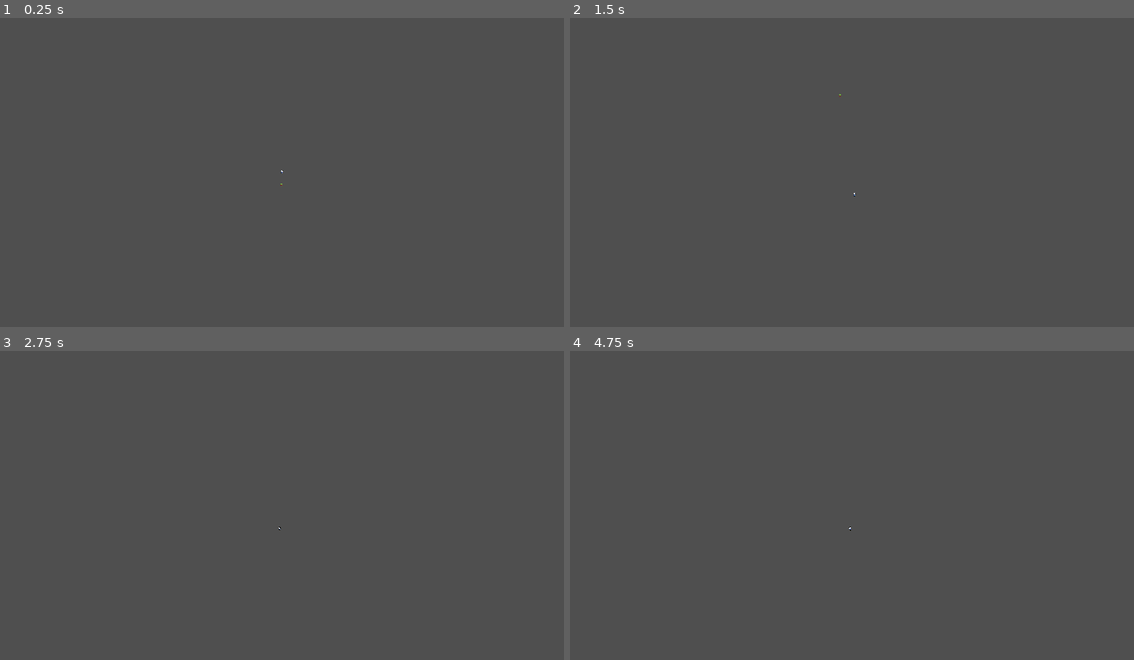
Above: before the commit, frames 1-4 (two rows, left to right).
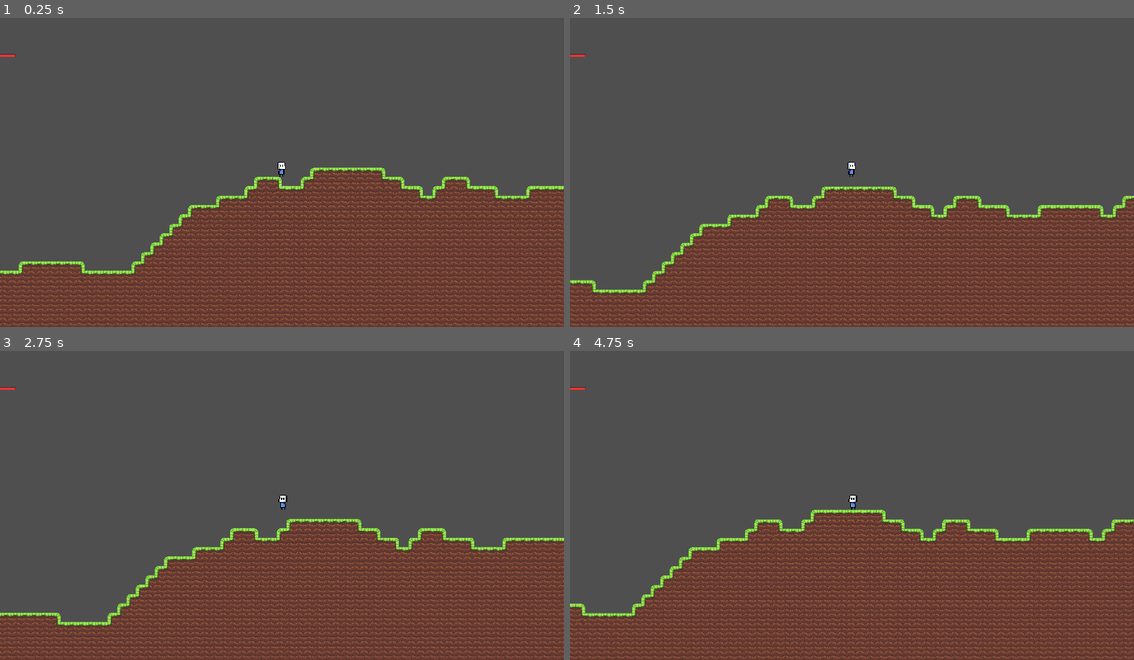
Above: after the commit, the same moments.

Repository: Gluipertje/Space-Union
Game: Godot game, scene res://src/scenes/templevel.tscn
The game is run twice, just before and just after one commit, with the same random seed, the same clock (stepped at 60 frames per second) and the same inputs. The project has no main scene, so this scene is started directly.
Inputs:
- Up to frame 1 (0.25 s): no input
- Up to frame 2 (1.5 s): tap Enter at 0.5 s; hold Shift (sprint, bound only after the commit) 0.53-1.28 s; hold D (move_right) from 0.53 s (still down); tap Space (jump) at 0.77, 0.8, 1.07, 1.35 s
- Up to frame 3 (2.75 s): tap Space (jump) at 1.52, 1.82, 2.3 s; tap Shift (sprint, bound only after the commit) at 1.55 s; release D (move_right) at 2.03 s; hold A (move_left) from 2.03 s (still down); hold Shift (sprint, bound only after the commit) from 2.03 s (still down)
- Up to frame 4 (4.75 s): release A (move_left) at 2.78 s; release Shift (sprint, bound only after the commit) at 2.78 s; hold D (move_right) 2.78-4.28 s; tap Shift (sprint, bound only after the commit) at 2.85, 4.35 s; tap Space (jump) at 3.02, 3.32, 4.52 s; hold Space (jump) 3.53-4.28 s; hold A (move_left) from 4.28 s (still down)

The runs differ from the first frame. In frame 1, 39% of the frame differs, in the area x 0-100%, y 11-100%; in frame 2, 35%; in frame 3, 34%; in frame 4, 39%.

Commit message:
Added random terrain generation, sprint and polish

Diff:
--- a/project.godot
+++ b/project.godot
@@ -50,6 +50,11 @@
 , Object(InputEventKey,"resource_local_to_scene":false,"resource_name":"","device":0,"alt":false,"shift":false,"control":false,"meta":false,"command":false,"pressed":false,"scancode":16777232,"unicode":0,"echo":false,"script":null)
  ]
 }
+sprint={
+"deadzone": 0.5,
+"events": [ Object(InputEventKey,"resource_local_to_scene":false,"resource_name":"","device":0,"alt":false,"shift":false,"control":false,"meta":false,"command":false,"pressed":false,"scancode":16777237,"unicode":0,"echo":false,"script":null)
+ ]
+}
 
 [layer_names]
 
--- a/src/Generate.gd
+++ /dev/null
@@ -1,17 +0,0 @@
-extends TileMap
-
-export var worldSize: = 300
-export var smoothness: = 1
-var tileSet: = "res://src/tileset1.tres"
-var startPos: = Vector2(0,0)
-var startGen: = Vector2(16, 0)
-var curPos: = Vector2(0, 0)
-var curPosx : = curPos.x
-
-func _ready() -> void:
-	generate()
-
-func generate():
-	set_cell_size(Vector2(16, 16))
-	for curPosx in range(startGen.x, worldSize, smoothness):
-		set_cell(startGen.x + curPos.x, startGen.y + curPos.y, 2)
--- a/src/actors/Player.tscn
+++ b/src/actors/Player.tscn
@@ -15,8 +15,12 @@
 collision_mask = 8
 script = ExtResource( 2 )
 speed = 100.0
-jumpstrength = 300.0
+gravity = 600.0
+jumpstrength = 150.0
 maxvelocity = 3000.0
+maxfallvelocity = 1000.0
+staminaDepletion = 15.0
+staminaRegeneration = 1.0
 
 [node name="CollisionShape2D" type="CollisionShape2D" parent="."]
 position = Vector2( -1, 1 )
@@ -33,5 +37,4 @@
 
 [node name="Camera2D" type="Camera2D" parent="."]
 current = true
-zoom = Vector2( 2, 2 )
-smoothing_enabled = true
+zoom = Vector2( 0.5, 0.5 )
--- a/src/actors/PlayerController.gd
+++ b/src/actors/PlayerController.gd
@@ -1,8 +1,19 @@
 extends actor
 var _direction
 var _thisPos
+var _speednew
 
 onready var camera = get_node( "Camera2D" )
+
+var stamina: = 100.0
+export var staminaDepletion: = 5.0
+export var staminaRegeneration: = 2.0
+export var maxStamina = 500.0
+
+signal player_stats_changed
+
+func _ready():
+	emit_signal("player_stats_changed", self) # Says 'Hey, the stats of the player have changed' to us in the GUI
 
 func _physics_process(delta):
 	_velocity = get_speed(_velocity, _direction)
@@ -12,22 +23,34 @@
 	var moveRight = Input.is_action_pressed("move_right")
 	var moveLeft = Input.is_action_pressed("move_left")
 	var jump = Input.is_action_pressed("jump")
+	var sprint = Input.is_action_pressed("sprint")
 
 	if !is_on_floor():
 		_newvelocity.y += gravity * get_physics_process_delta_time()
 		_newvelocity.y = min(_newvelocity.y, maxfallvelocity)
-		print (_newvelocity.y)
+
+
+	if sprint and stamina > 0 and (moveRight or moveLeft):
+		_speednew = speed * sprintmultiplier
+		stamina -= staminaDepletion * get_process_delta_time()
+		emit_signal("player_stats_changed", self)
+	else:
+		_speednew = speed
+		if stamina < maxStamina:
+			stamina += staminaRegeneration * get_process_delta_time()
+			emit_signal("player_stats_changed", self)
 
 	if jump and is_on_floor():
 		_newvelocity.y = -jumpstrength
 
 	if moveRight:
-		_newvelocity.x = speed
+		_newvelocity.x = _speednew
 		get_node( "Sprite" ).set_flip_h( false )
 	elif moveLeft:
-		_newvelocity.x = -speed
+		_newvelocity.x = -_speednew
 		get_node( "Sprite" ).set_flip_h( true )
 	else:
 		_newvelocity.x = 0
 
+	print(stamina)
 	return _newvelocity
--- a/src/actors/actor.gd
+++ b/src/actors/actor.gd
@@ -8,4 +8,5 @@
 export var gravity: = 3000.0
 export var jumpstrength: = 500.0
 export var maxvelocity: = 2000.0
-export var maxfallvelocity = 5000.0
+export var maxfallvelocity: = 5000.0
+export var sprintmultiplier: = 1.7
--- /dev/null
+++ b/src/gamelogic/GUI.tscn
@@ -0,0 +1,31 @@
+[gd_scene format=2]
+
+[node name="GUI" type="Control"]
+anchor_right = 1.0
+anchor_bottom = 1.0
+margin_left = -23.8503
+margin_top = -7.95013
+margin_right = -23.8503
+margin_bottom = -7.9502
+__meta__ = {
+"_edit_use_anchors_": false
+}
+
+[node name="CanvasLayer" type="CanvasLayer" parent="."]
+
+[node name="HealthBar" type="ColorRect" parent="CanvasLayer"]
+margin_left = -20.8503
+margin_top = 150.05
+margin_right = 53.1497
+margin_bottom = 159.05
+color = Color( 0, 0, 0, 0.627451 )
+__meta__ = {
+"_edit_use_anchors_": false
+}
+
+[node name="Bar" type="ColorRect" parent="CanvasLayer/HealthBar"]
+margin_left = 1.0
+margin_top = 1.0
+margin_right = 73.0
+margin_bottom = 8.0
+color = Color( 1, 0.196078, 0.196078, 1 )
--- /dev/null
+++ b/src/gamelogic/Generate.gd
@@ -0,0 +1,65 @@
+extends TileMap
+
+export var worldSize: = 600
+export var smoothness: = 1
+var tileSet: =  'res://src/tileset1.tres'
+var startPos: = Vector2(0 ,0)
+var startGen: = Vector2(0, 0)
+var curPos: = Vector2(0, 0)
+var curPosx : = curPos.x
+
+
+
+
+
+func _ready() -> void:
+	randomize()
+	generate()
+
+
+
+
+func generate():
+	set_tileset(load(tileSet))
+	var rand
+	var prevRand
+	var prevPosy = startGen.y + 1
+	set_cell_size(Vector2(16, 16))
+	for curPosx in range(startGen.x, worldSize, smoothness): #Generates random slices according to the worldsize
+		if prevRand == 5:
+			rand = rand_range(3, 5)
+		elif prevRand == 0:
+			rand = rand_range(0, 2)
+		else:
+			rand = rand_range(0, 6)
+		rand = int(rand) # This part makes it so the terrain is way less rough and more natural
+
+		if rand == 5: # If the rand returns a 5 then the trrain will go down
+			set_cell(startGen.x + curPosx, prevPosy + 1, 17)
+			set_cell(startGen.x + curPosx, prevPosy, 14)
+			prevPosy = prevPosy + 1
+			prevRand = rand
+			for i in range(prevPosy + 1, 100):
+				set_cell(startGen.x + curPosx, i, 6) # This makes the dirt under the grass
+		if rand == 0: # If the rand returns a 0 then the terrain will go up
+			set_cell(startGen.x + curPosx, prevPosy - 1, 13)
+			prevPosy = prevPosy - 1
+			prevRand = rand
+			for i in range(prevPosy + 1, 100):
+				set_cell(startGen.x + curPosx, i, 6)
+			set_cell(startGen.x + curPosx, prevPosy + 1, 18)
+		if rand < 5 and rand > 0: # If it's neither then it will just stay flat
+			set_cell(startGen.x + curPosx, prevPosy, 2)
+			prevRand = rand
+			for i in range(prevPosy + 1, 100):
+				set_cell(startGen.x + curPosx, i, 6)
+		if curPosx == worldSize / 2:
+			spawnPlayer(prevPosy, curPosx)
+		print (curPosx)
+
+
+func spawnPlayer(prevPosy, curPosx):
+	var scene = load("res://src/actors/Player.tscn")
+	var player = scene.instance()
+	add_child(player)
+	player.set_position(Vector2(curPosx * 16, prevPosy * 16 - 32))
--- /dev/null
+++ b/src/gamelogic/WorldGen.tscn
@@ -0,0 +1,12 @@
+[gd_scene load_steps=3 format=2]
+
+[ext_resource path="res://src/tileset1.tres" type="TileSet" id=1]
+[ext_resource path="res://src/gamelogic/Generate.gd" type="Script" id=2]
+
+[node name="TileMap" type="TileMap"]
+position = Vector2( 0, 100 )
+tile_set = ExtResource( 1 )
+cell_size = Vector2( 16, 16 )
+collision_layer = 8
+format = 1
+script = ExtResource( 2 )
--- a/src/scenes/templevel.tscn
+++ b/src/scenes/templevel.tscn
@@ -1,20 +1,10 @@
-[gd_scene load_steps=4 format=2]
+[gd_scene load_steps=3 format=2]
 
-[ext_resource path="res://src/actors/Player.tscn" type="PackedScene" id=1]
-[ext_resource path="res://src/tileset1.tres" type="TileSet" id=2]
-[ext_resource path="res://src/Generate.gd" type="Script" id=3]
+[ext_resource path="res://src/gamelogic/WorldGen.tscn" type="PackedScene" id=1]
+[ext_resource path="res://src/gamelogic/GUI.tscn" type="PackedScene" id=2]
 
 [node name="Node2D" type="Node2D"]
 
-[node name="TileMap" type="TileMap" parent="."]
-position = Vector2( 0, 100 )
-tile_set = ExtResource( 2 )
-cell_size = Vector2( 16, 16 )
-collision_layer = 8
-format = 1
-script = ExtResource( 3 )
+[node name="TileMap" parent="." instance=ExtResource( 1 )]
 
-[node name="Player" parent="." instance=ExtResource( 1 )]
-position = Vector2( 270.217, -14.4293 )
-gravity = 1000.0
-maxfallvelocity = 1000.0
+[node name="GUI" parent="." instance=ExtResource( 2 )]
